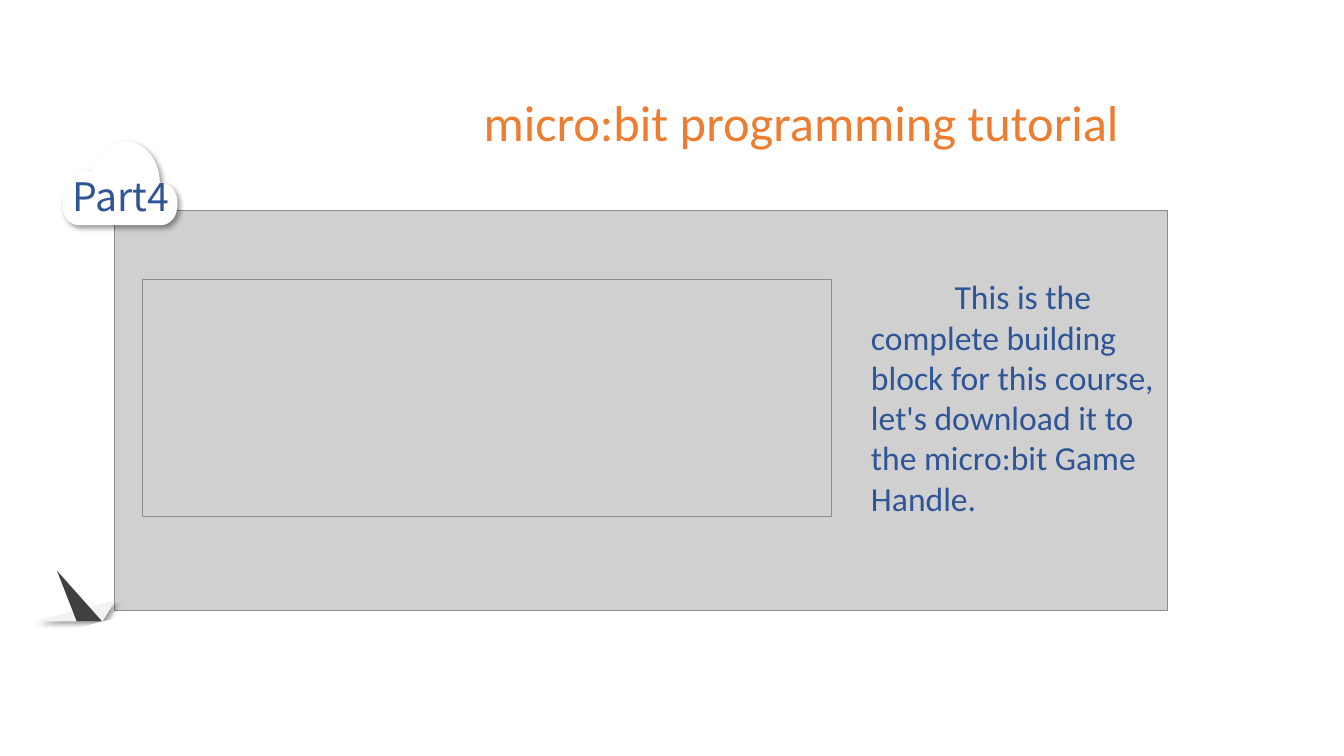
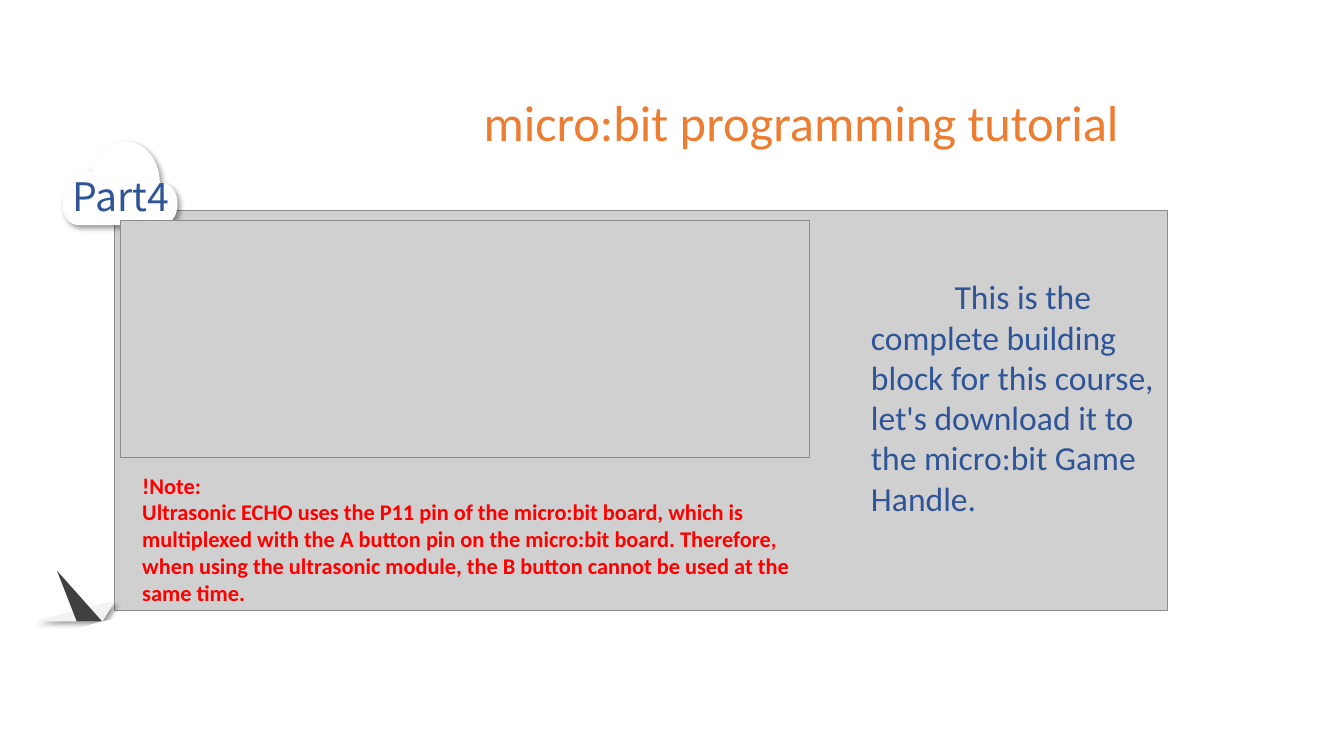
Before and after one commit to YahboomTechnology/Microbit-Game-Handle, a slide deck: slide 10 of 3.Game Handle with sensor course/9.Handheld rangefinder/9.Handheld rangefinder.pptx. Drawn at 1344x756 pixels with LibreOffice and Linux fonts; fonts in the diff are those of the drawing; grey boxes stand for pictures; background and template pictures are left out. Boxes give left, top, right and bottom in pixels: in the first picture for what was removed or moved away, otherwise in the second. Text is boxed around its words. In the diff, an @@ line names an element or a change of style, - is before the commit and + after.

```diff
--- a/3.Game Handle with sensor course/9.Handheld rangefinder/9.Handheld rangefinder.pptx
+++ b/3.Game Handle with sensor course/9.Handheld rangefinder/9.Handheld rangefinder.pptx
@@ picture: place and size @@
-picture at [142,279,831,516]
+picture at [121,221,810,458]
@@ text added at [142,478,789,601], 16 pt, text #FF0000, bold @@
+!Note:
+Ultrasonic ECHO uses the P11 pin of the micro:bit board, which is multiplexed with the A button pin on the micro:bit board. Therefore, when using the ultrasonic module, the B button cannot be used at the same time.
```
Also in this commit, not shown: 1 other slide changed, 9 other files.
